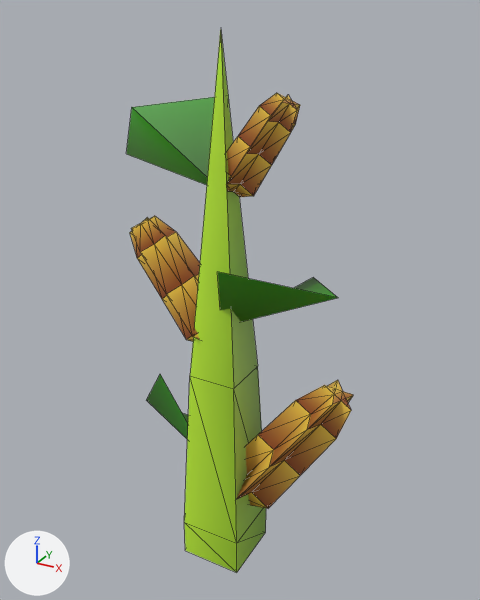
Before and after pictures for a commit that changed the glTF model jam-81/spacefarmsim/assets/starcorn.glb.
One viewpoint serves both versions: a camera (50 mm lens) standing at (1.048, -1.79, 1.983) and looking at (0.023, 0.074, 1.051). The axes (+X, +Y, +Z) are drawn at lower left. The lights are the same throughout. Mesh edges are drawn as thin lines. Where no turn or scale is listed for an object, it has been applied to the vertices.

In view in the first picture: 'largeleaf', 'medleaf', 'smallcorn', 'smallcorn.001', 'smallcorn.002', 'smallleaf', 'stem'.
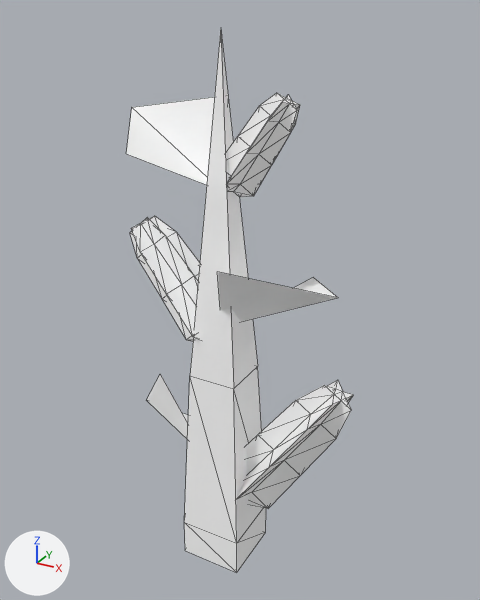
Where the change shows, as pixel boxes (x1, y1, x2, y2) in the pictures (480 x 600 px):
'stem', recoloured (green to white): (184, 29, 266, 572) in both
'smallcorn.002', surface changed (brown to white): (236, 380, 353, 508) in both
'smallleaf', recoloured (green to white): (126, 95, 229, 185) in both
'smallcorn.001', surface changed (brown to white): (130, 216, 200, 341) in both
'smallcorn', surface changed (brown to grey): (226, 93, 300, 197) in both
'medleaf', recoloured (green to grey): (217, 272, 338, 322) in both
'largeleaf', recoloured (green to grey): (146, 374, 188, 439) in both

Diff of the bpy script that builds the scene:
```diff
--- a/jam-81/spacefarmsim/assets/starcorn.glb.py
+++ b/jam-81/spacefarmsim/assets/starcorn.glb.py
@@ mat_material_001 @@
 n0 = _N.new('ShaderNodeBsdfPrincipled'); n0.name = 'Principled BSDF'
+n0.inputs[1].default_value = 1.0  # 'Metallic'
+n0.inputs[2].default_value = 1.0  # 'Roughness'
 n1 = _N.new('ShaderNodeOutputMaterial'); n1.name = 'Material Output'
-n2 = _N.new('ShaderNodeMix'); n2.name = 'Mix'
-n2.data_type = 'RGBA'
-n2.blend_type = 'MULTIPLY'
-n2.inputs[0].default_value = 1.0  # 'Factor'
 n3 = _N.new('ShaderNodeVertexColor'); n3.name = 'Color Attribute'
-n4 = _N.new('ShaderNodeTexImage'); n4.name = 'Image Texture'
-n4.image = img_gradientcolor
 _L.new(n0.outputs[0], n1.inputs[0])  # 'BSDF' to 'Surface'
-_L.new(n2.outputs[2], n0.inputs[0])  # 'Result' to 'Base Color'
-_L.new(n3.outputs[0], n2.inputs[7])  # 'Color' to 'B'
-_L.new(n4.outputs[0], n2.inputs[6])  # 'Color' to 'A'
+_L.new(n3.outputs[0], n0.inputs[0])  # 'Color' to 'Base Color'
@@ mat_material_002 @@
+mat_material_002 = principled_material('Material.002')
+mat_material_002.base_color = (1.0, 1.0, 1.0)  # white #ffffff
+mat_material_002.metallic = 1.0
+mat_material_002.roughness = 1.0
@@ me_cube_001 @@
 me_cube_001.from_pydata(...)  # 13 vertices, 22 faces; spans x -0.12..0.12, y -0.12..0.12, z -0.59..1.33
-me_cube_001.materials.append(mat_greenplant_001)  # picture img_gradientcolor
+me_cube_001.materials.append(mat_material_002)  # white #ffffff
@@ me_plane @@
 me_plane.from_pydata(...)  # 4 vertices, 2 faces; spans x -0.209..0.157, y -0.22..0.173, z -0.16..0.112
-me_plane.materials.append(mat_greenplant_001)  # picture img_gradientcolor
+me_plane.materials.append(mat_material_002)  # white #ffffff
@@ me_plane_001 @@
 me_plane_001.from_pydata(...)  # 4 vertices, 2 faces; spans x -0.194..0.242, y -0.2..0.25, z -0.163..0.129
-me_plane_001.materials.append(mat_greenplant_001)  # picture img_gradientcolor
+me_plane_001.materials.append(mat_material_002)  # white #ffffff
@@ me_plane_002 @@
 me_plane_002.from_pydata(...)  # 4 vertices, 2 faces; spans x -0.243..0.198, y -0.151..0.186, z -0.148..0.23
-me_plane_002.materials.append(mat_greenplant_001)  # picture img_gradientcolor
+me_plane_002.materials.append(mat_material_002)  # white #ffffff
```
